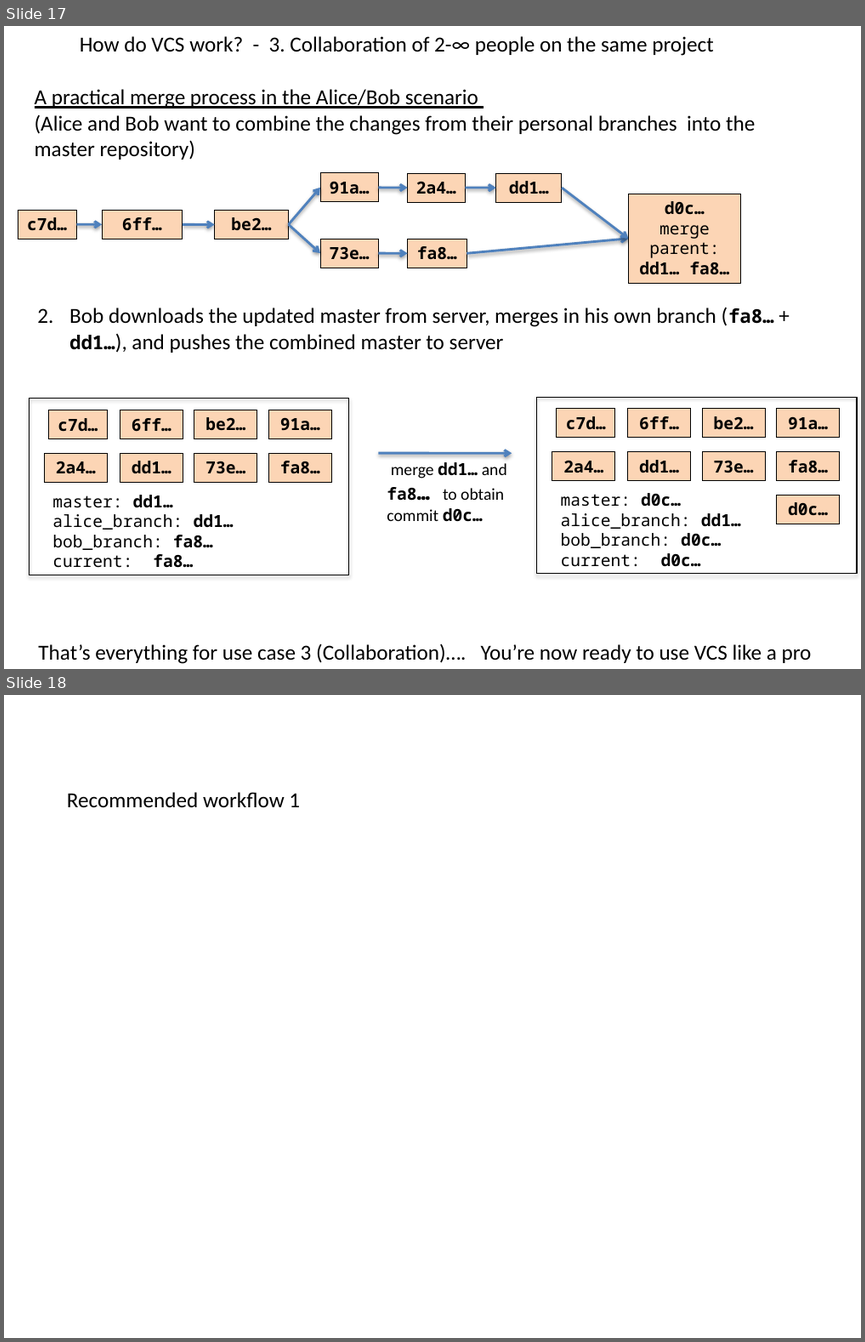
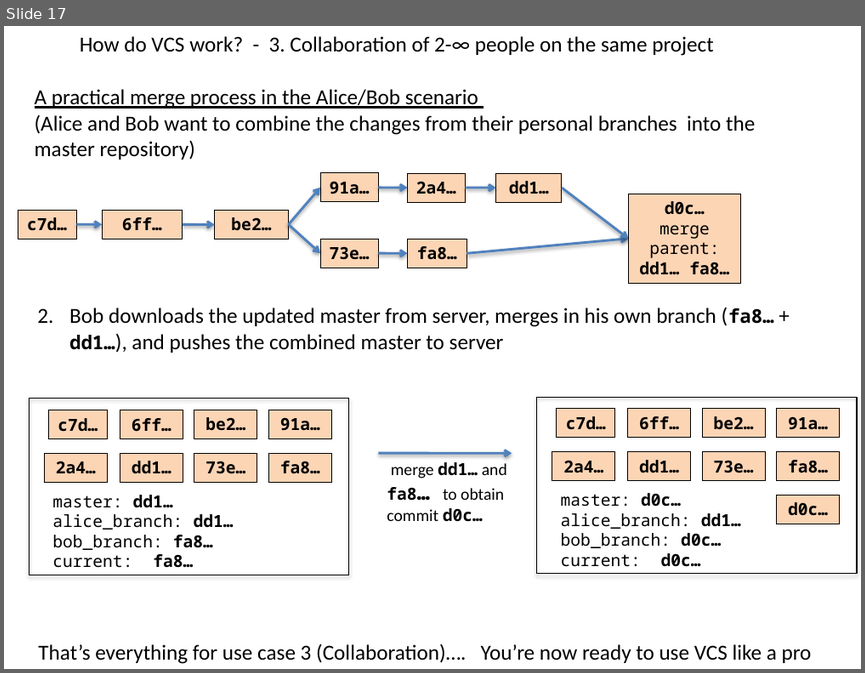
Before and after one commit to flosopher/gittalk, a slide deck: git_python_kurs.pptx. Shown one above the other, each under a label of ours: slides 17 and 18 before the commit, slide 17 after it. The pictures are 865x1342 and 865x673 pixels, drawn with LibreOffice and Linux fonts; fonts in the diff are those of the drawing. Boxes give left, top, right and bottom in pixels: in the first picture for what was removed or moved away, otherwise in the second. Text is boxed around its words. In the diff, an @@ line names an element or a change of style, - is before the commit and + after.

```diff
--- a/git_python_kurs.pptx
+++ b/git_python_kurs.pptx
@@ slide 18 removed at box(4, 695, 861, 1338), background #FFFFFF @@
@@ text removed at box(67, 792, 300, 807) @@
-Recommended workflow 1
```
Also in this commit, not shown: 3 slides changed.
